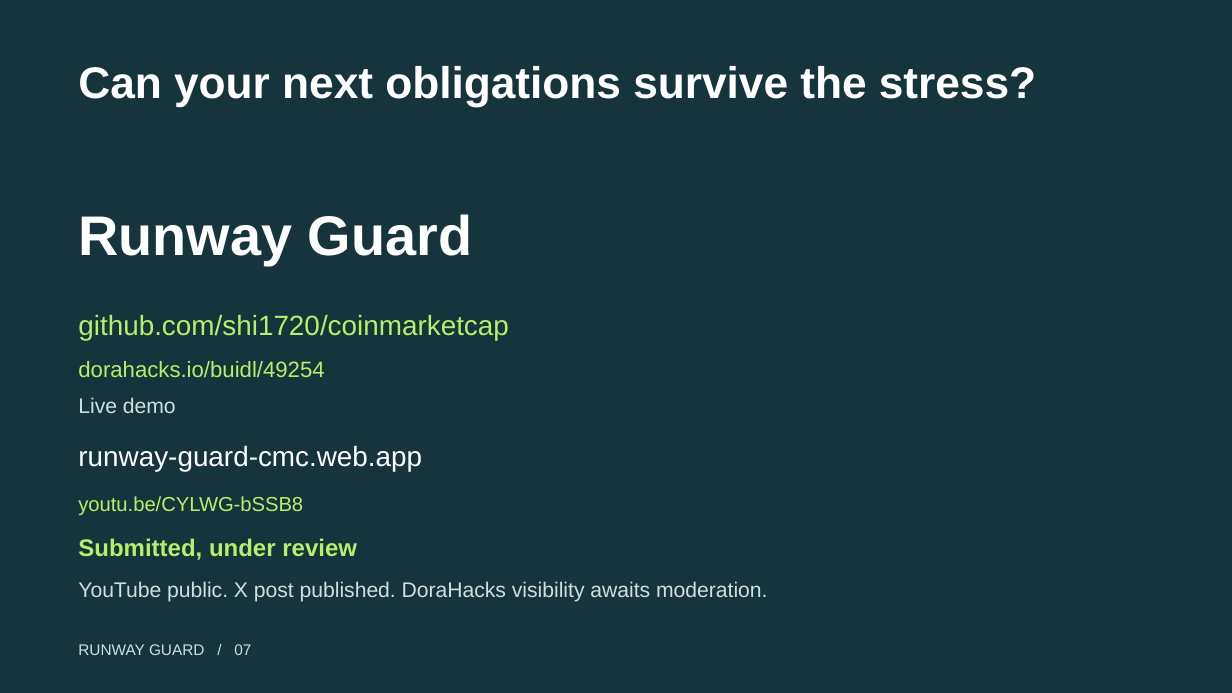
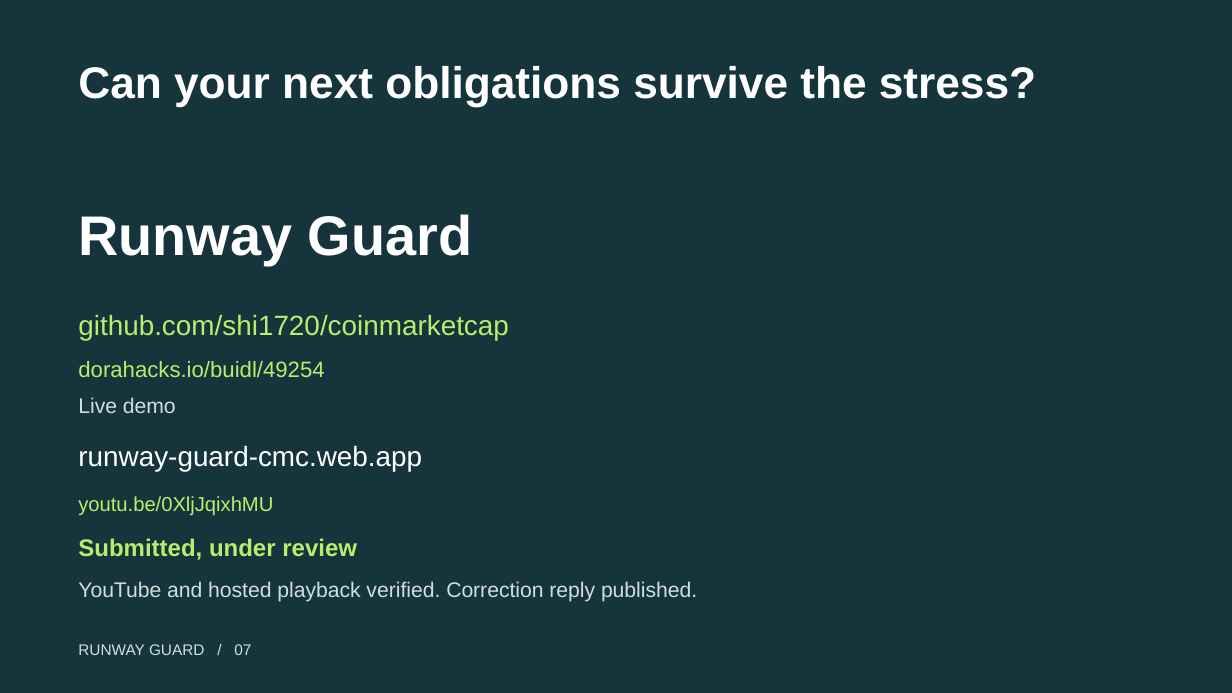
Before and after one commit to shi1720/coinmarketcap, a slide deck: slide 7 of docs/assets/Runway-Guard-Pitch.pptx. Drawn at 1232x693 pixels with LibreOffice and Linux fonts; fonts in the diff are those of the drawing. Boxes give left, top, right and bottom in pixels: in the first picture for what was removed or moved away, otherwise in the second. Text is boxed around its words. In the diff, an @@ line names an element or a change of style, - is before the commit and + after.

```diff
--- a/docs/assets/Runway-Guard-Pitch.pptx
+++ b/docs/assets/Runway-Guard-Pitch.pptx
@@ text at [78, 496, 273, 515]: text changed @@
-youtu.be/CYLWG-bSSB8
+youtu.be/0XljJqixhMU
@@ text at [78, 581, 697, 602]: text changed @@
-YouTube public. X post published. DoraHacks visibility awaits moderation.
+YouTube and hosted playback verified. Correction reply published.
```
Also in this commit, not shown: 16 other files.
